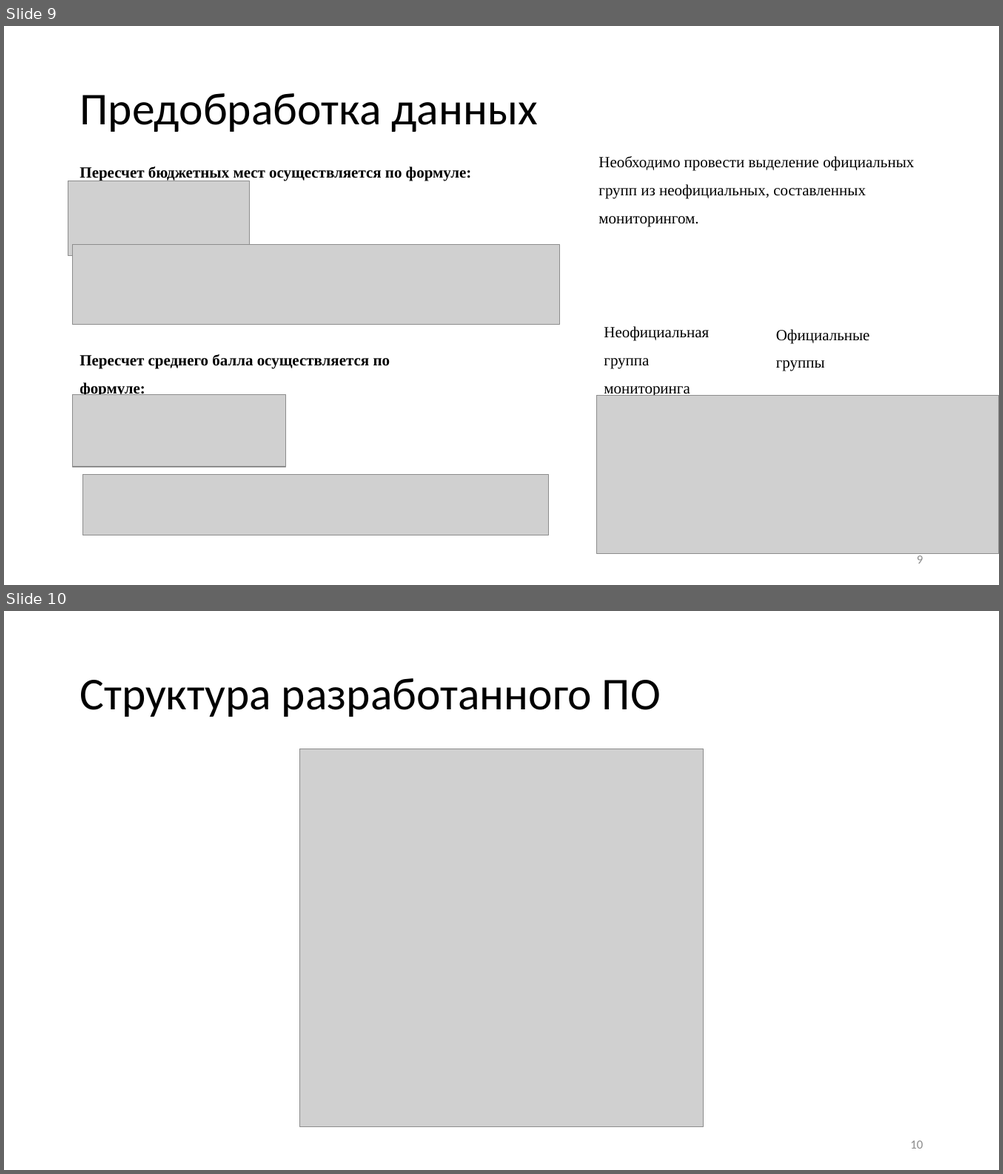
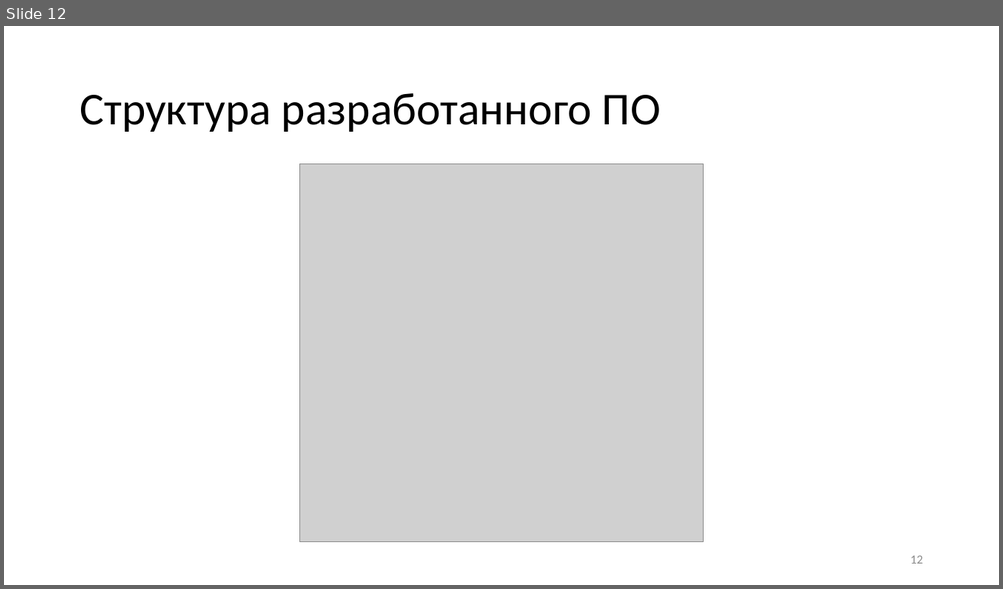
Before and after one commit to 1Bitcoin/scrape-universities-data, a slide deck: tex-diploma-template-main/Метод прогнозирования итогов приёма в вузы России на основе агентного моделирования.pptx. Shown one above the other, each under a label of ours: slides 9 and 10 before the commit, slide 12 after it. The pictures are 1003x1174 and 1003x589 pixels, drawn with LibreOffice and Linux fonts; fonts in the diff are those of the drawing; grey boxes stand for pictures. Boxes give left, top, right and bottom in pixels: in the first picture for what was removed or moved away, otherwise in the second. Text is boxed around its words. In the diff, an @@ line names an element or a change of style, - is before the commit and + after.

```diff
--- a/tex-diploma-template-main/Метод прогнозирования итогов приёма в вузы России на основе агентного моделирования.pptx
+++ b/tex-diploma-template-main/Метод прогнозирования итогов приёма в вузы России на основе агентного моделирования.pptx
@@ slide 9 removed at [4,26,999,585], background #FFFFFF @@
@@ title removed at [79,93,538,132] @@
-Предобработка данных
@@ text removed at [598,156,913,227] @@
-Необходимо провести выделение официальных групп из неофициальных, составленных мониторингом.
@@ text removed at [79,167,472,181] @@
-Пересчет бюджетных мест осуществляется по формуле:
@@ picture removed at [68,181,250,256] @@
@@ picture removed at [73,245,559,325] @@
@@ text removed at [603,326,708,397] @@
-Неофициальная группа мониторинга
@@ text removed at [776,329,870,372] @@
-Официальные группы
@@ text removed at [79,355,390,395] @@
-Пересчет среднего балла осуществляется по формуле:
@@ picture removed at [73,395,286,467] @@
@@ picture removed at [597,395,999,554] @@
@@ picture removed at [83,475,549,536] @@
@@ page number removed at [916,556,922,564] @@
-9
@@ what was slide 10 is now slide 12 @@
@@ page number at [910,556,922,564]: text changed @@
-10
+12
```
Also in this commit, not shown: 2 slides changed, 6 slides added, 3 other slides removed, 1 other file.
